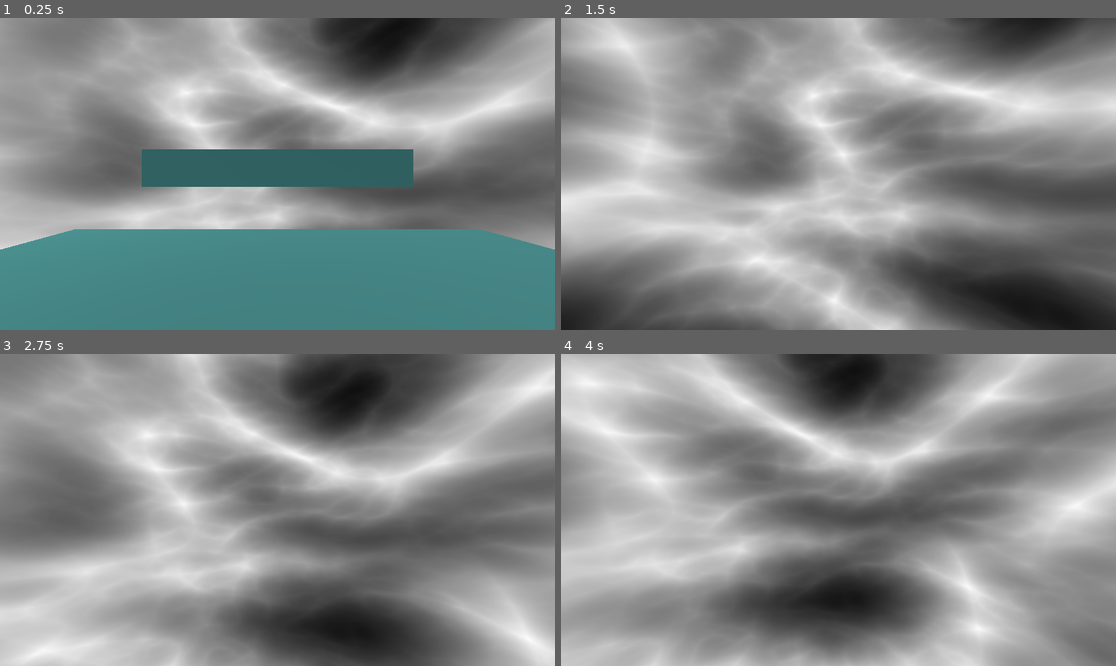
Above: before the commit, frames 1-4 (two rows, left to right).
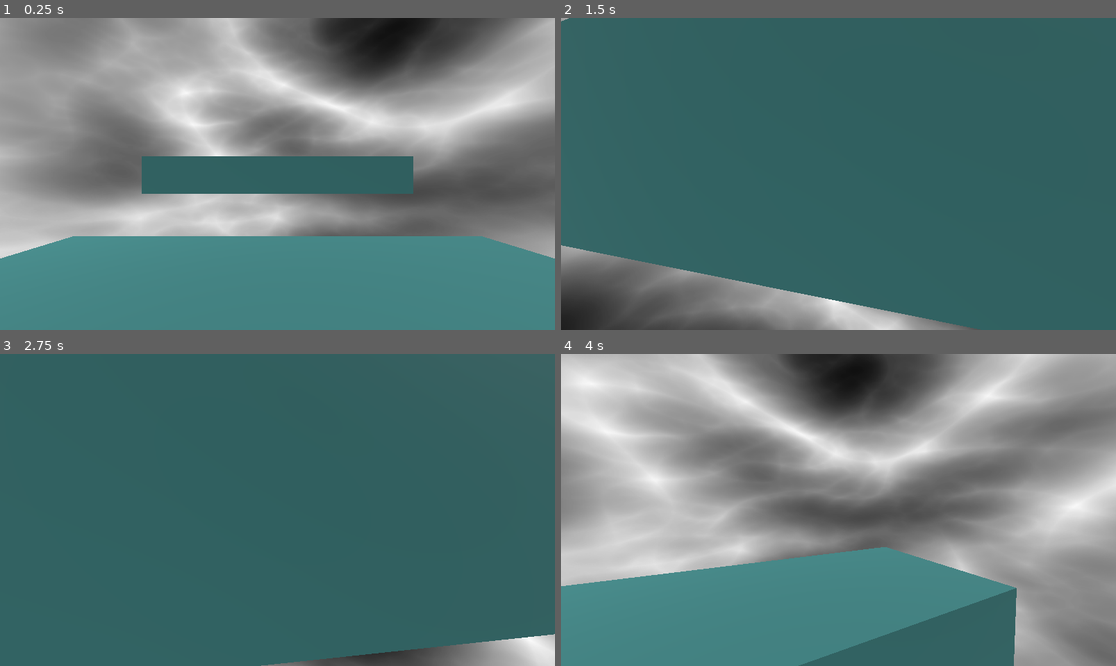
Above: after the commit, the same moments.

Repository: Schmizzle/CommunityGame
Game: Godot game, scene res://Levels/Gym/gym.tscn
The game is run twice, just before and just after one commit, with the same random seed, the same clock (stepped at 60 frames per second) and the same inputs.
Inputs (mouse positions are in pixels of both pictures, inside the frame that each line leads up to):
- Up to frame 1 (0.25 s): no input
- Up to frame 2 (1.5 s): move the mouse to (866, 174) at 0.52 s; hold W (move-forward) from 0.53 s (still down); tap Space (jump) at 0.77 s; move the mouse to (810, 174) at 1.27 s
- Up to frame 3 (2.75 s): keep holding W (move-forward); tap Space (jump) at 1.52 s; move the mouse to (288, 503) at 2.02 s
- Up to frame 4 (4 s): keep holding W (move-forward); tap Enter at 2.75 s; move the mouse to (832, 516) at 2.77 s; tap Space (jump) at 3.02, 3.77 s; move the mouse to (877, 513) at 3.52 s

The runs differ from the first frame. In frame 1, 4.5% of the frame differs, in the area x 0-100%, y 42-78%; in frame 2, 89%; in frame 3, 97%, in the area x 0-100%, y 0-100%; in frame 4, 26%.

Commit message:
adjust player jump

Diff:
--- a/community-game/Player/player.gd
+++ b/community-game/Player/player.gd
@@ -6,8 +6,8 @@
 var InputDirection: Vector2 = Vector2.ZERO
 var Direction: Vector3 = Vector3.ZERO
 var TargetVelocity: Vector3 = Vector3.ZERO
-var Gravity: int = 100
-var JumpForce: int = 20
+var Gravity: int = 20
+var JumpForce: int = 7
 
 # Mouse look variables
 var MouseVelocity: Vector2 = Vector2.ZERO
